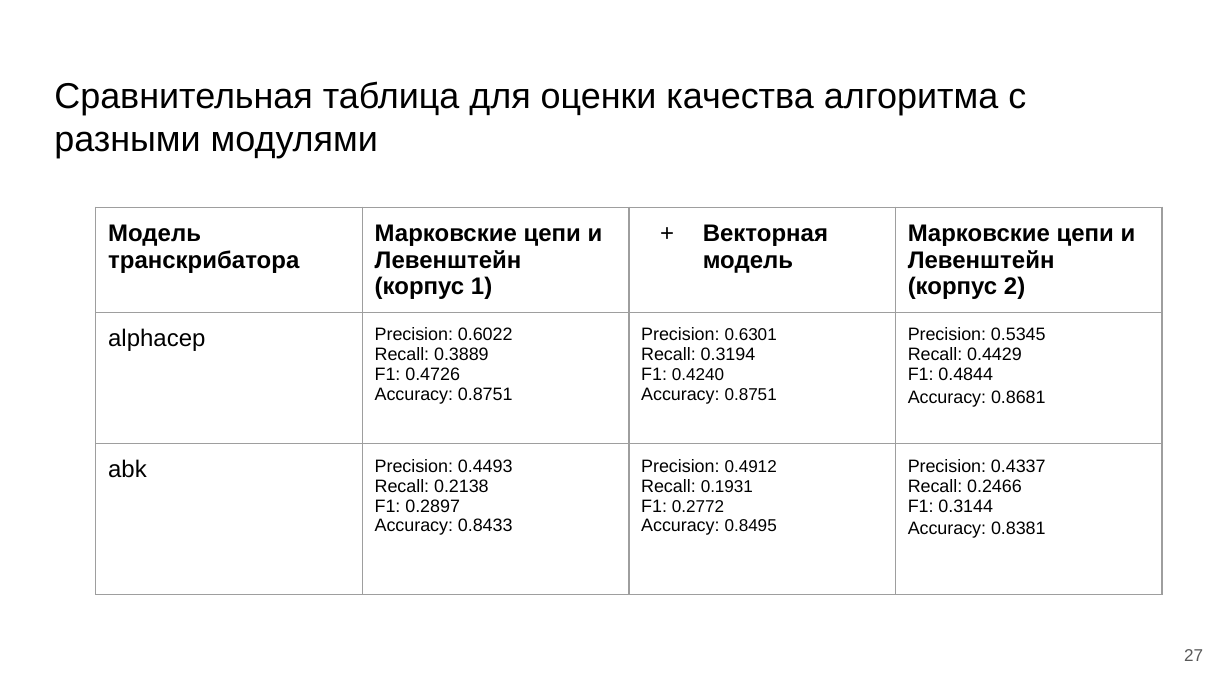
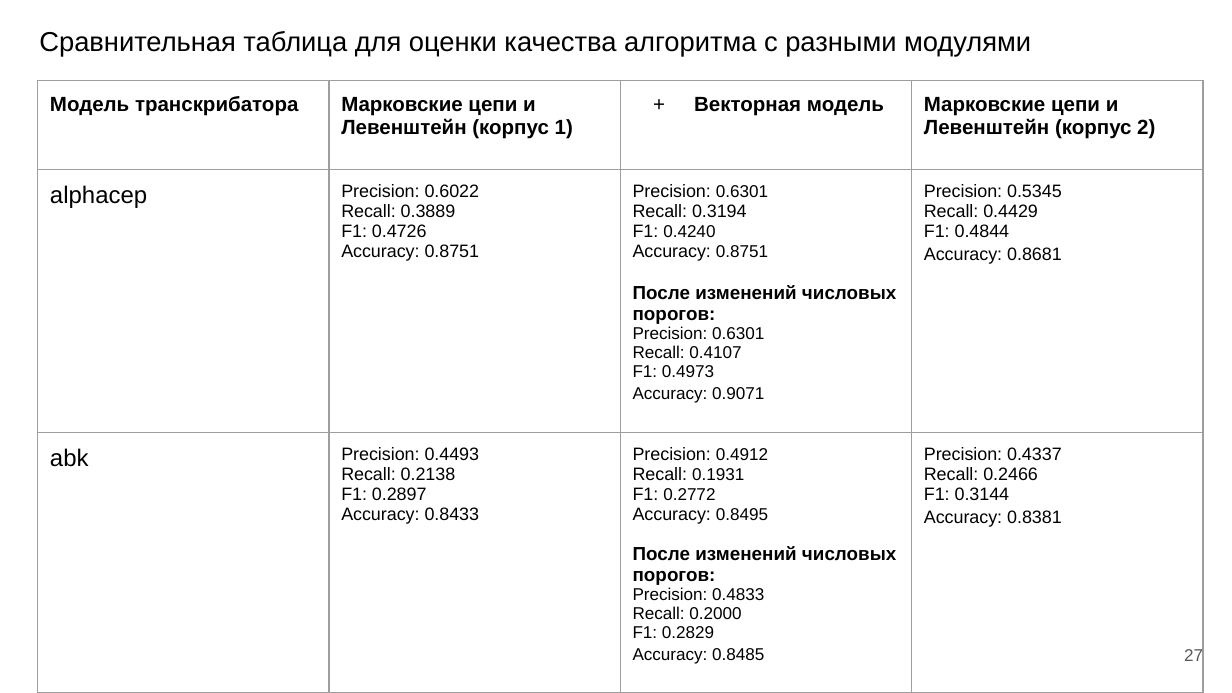
Before and after one commit to smekur/Spoken_Corpora_with_Kaldi, a slide deck: slide 27 of mistakes_search/presentations/Алгоритм автоматического поиска ошибок в транскрибациях_финальный проект.pptx. Drawn at 1232x693 pixels with LibreOffice and Linux fonts; fonts in the diff are those of the drawing. Boxes give left, top, right and bottom in pixels: in the first picture for what was removed or moved away, otherwise in the second. Text is boxed around its words. In the diff, an @@ line names an element or a change of style, - is before the commit and + after.

Commit message:
Добавлен код с оптимизацией алгоритма

```diff
--- a/mistakes_search/presentations/Алгоритм автоматического поиска ошибок в транскрибациях_финальный проект.pptx
+++ b/mistakes_search/presentations/Алгоритм автоматического поиска ошибок в транскрибациях_финальный проект.pptx
@@ title "Сравнительная таблица для оценки качества ..." moved from (x1=54, y1=81, x2=1026, y2=158) to (x1=39, y1=31, x2=1031, y2=57) @@
@@ title "Сравнительная таблица для оценки качества ..." at (x1=39, y1=31, x2=1031, y2=57): size 21 to 16 pt @@
@@ table at (x1=38, y1=80, x2=1201, y2=668) @@
-row 2, column 3: Precision: 0.6301 / Recall: 0.3194 / F1: 0.4240 / Accuracy: 0.8751
+row 2, column 3: Precision: 0.6301 / Recall: 0.3194 / F1: 0.4240 / Accuracy: 0.8751 / После изменений числовых порогов: / Precision: 0.6301 / Recall: 0.4107 / F1: 0.4973 / Accuracy: 0.9071
-row 3, column 3: Precision: 0.4912 / Recall: 0.1931 / F1: 0.2772 / Accuracy: 0.8495
+row 3, column 3: Precision: 0.4912 / Recall: 0.1931 / F1: 0.2772 / Accuracy: 0.8495 / После изменений числовых порогов: / Precision: 0.4833 / Recall: 0.2000 / F1: 0.2829 / Accuracy: 0.8485
@@ size 14 to 12 pt in "Модель транскрибатора", "Марковские цепи и Левенштейн (корпус 1)", "Векторная модель", "Марковские цепи и Левенштейн (корпус 2)" @@
@@ indent changed @@
@@ table resized from (x1=96, y1=207, x2=1161, y2=611) to (x1=38, y1=80, x2=1201, y2=668) @@
```
Also in this commit, not shown: 3 other slides changed, 3 slides added, 5 other files.
